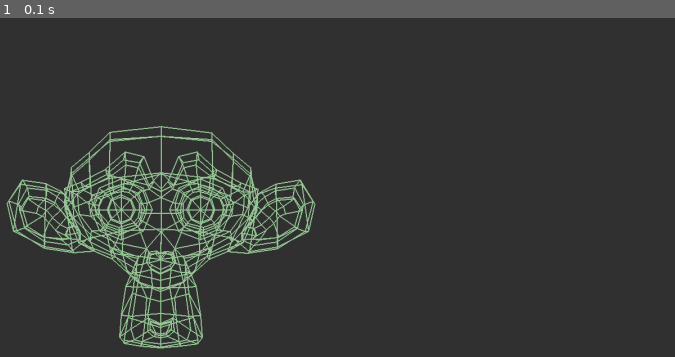
Above: before the commit, frame 1.
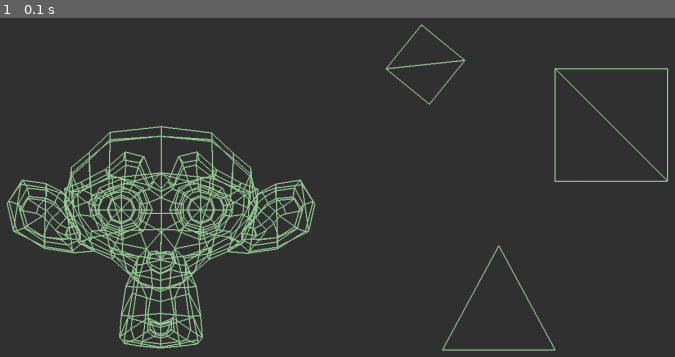
Above: after the commit, the same moment.

Repository: chebur5581/GraphicEngine_v1
Game: pygame game, started from CBEngine2D/main.py
The game is run twice, just before and just after one commit, with the same random seed, the same clock (stepped at 60 frames per second) and the same inputs.
Inputs:
- Up to frame 1 (0.1 s): no input

The runs differ from the first frame. In frame 1, 0.9% of the frame differs, in the area x 57-99%, y 1-99%.

Commit message:
added more presets and directory

Diff:
--- a/CBEngine2D/world.py
+++ b/CBEngine2D/world.py
@@ -9,7 +9,11 @@
         self.create_objects()  # вызов функции создания объектов
 
     def create_objects(self):  # создание объектов с вершинами
-        self.obj = self.get_object_from_file('monkey_test.obj', 200, (300, 400))
+        self.obj = self.get_object_from_file('presets/monkey_test.obj', 200, (300, 400))
+        self.block_1 = self.quad((1000, 100), 200)
+        self.block_2 = self.quad((700, 100), 100)
+        self.block_2.rotate_z(70)
+        self.tringle = self.figure((900, 500), array([(-100, 100), (0, -85), (100, 100)]), array([((0, 1, 2))]))
 
     # функция квадрата
     def quad(self, pos, size=float or int, faces=array([((0, 1, 2)), ((0, 2, 3))])):
@@ -22,6 +26,9 @@
 
     def render_world(self):  # отрисовка всех объектов
         self.obj.render()
+        self.block_1.render()
+        self.block_2.render()
+        self.tringle.render()
 
     # импорт объекта из obj файла
     # коментов побольше чем обычно потому что код функции не совсем мой и таким обычно не пользуюсь
Not shown, added: CBEngine2D/presets/circle.obj
Renamed: CBEngine2D/cube.obj -> CBEngine2D/presets/cube.obj
Not shown, added: CBEngine2D/presets/elipse.obj
Renamed: CBEngine2D/monkey_test.obj -> CBEngine2D/presets/monkey_test.obj
Renamed: CBEngine2D/planes.obj -> CBEngine2D/presets/planes.obj
Renamed: CBEngine2D/test.obj -> CBEngine2D/presets/test.obj
